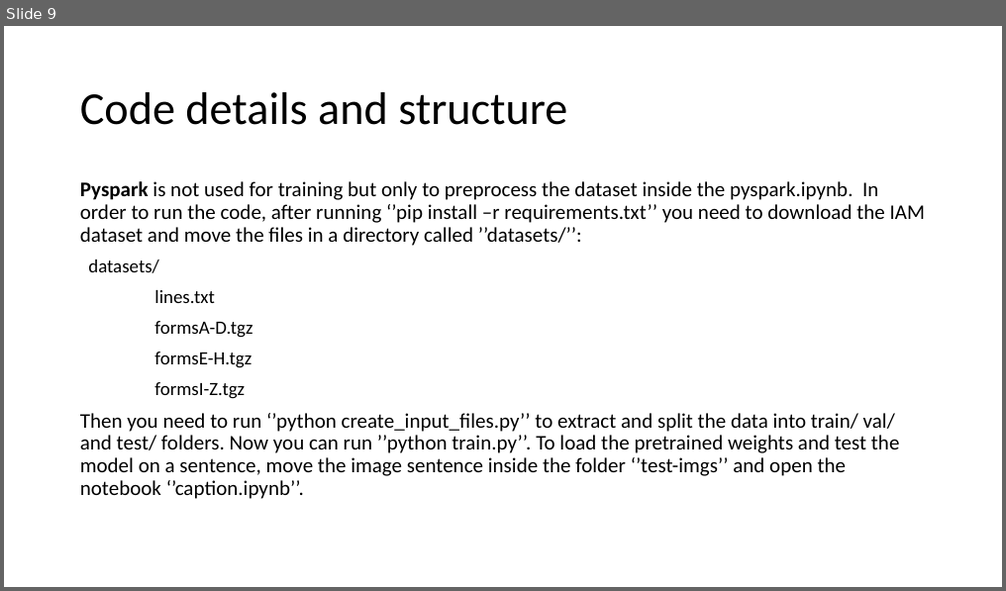
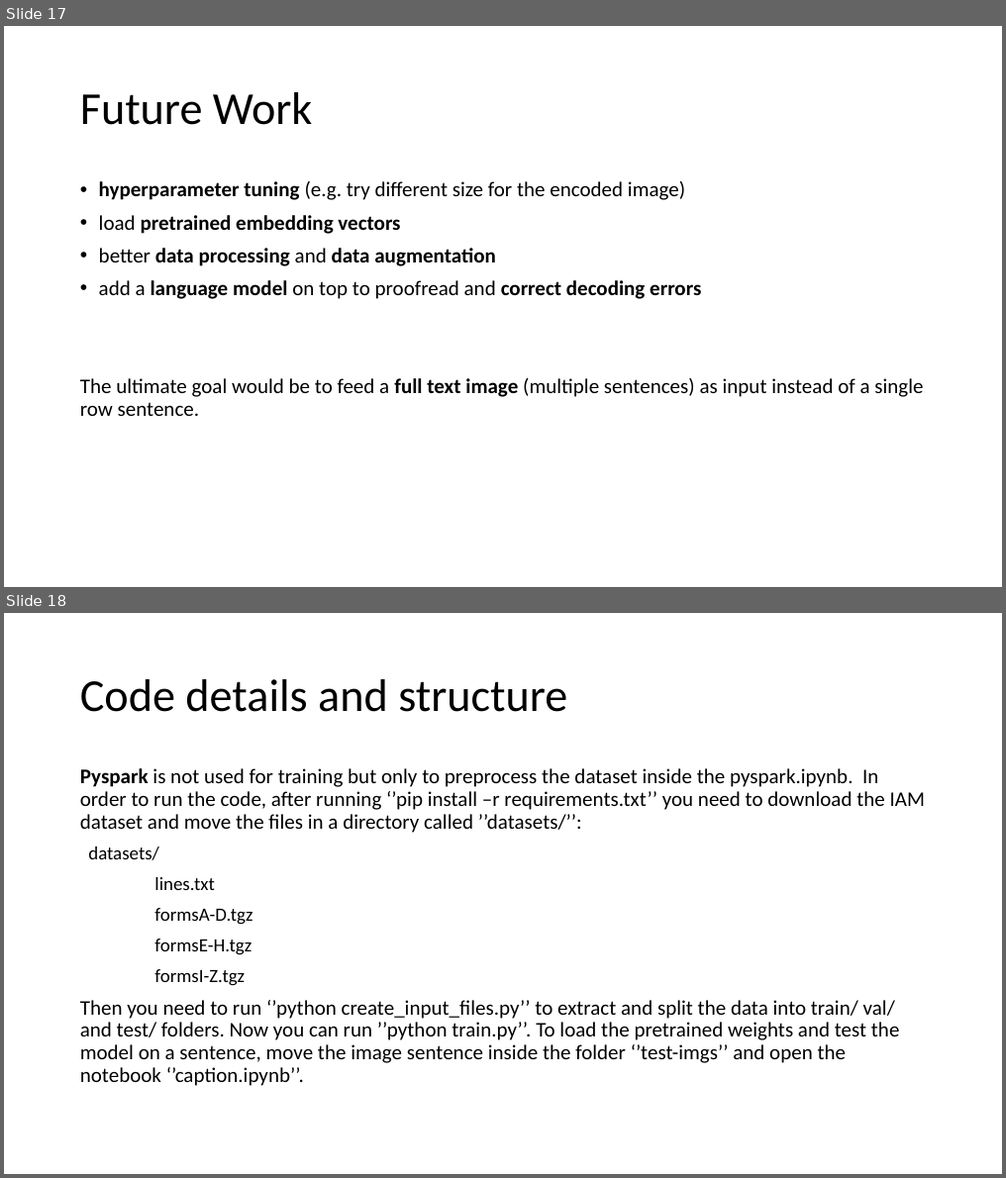
Before and after one commit to crokodilo/Handwritten-Text-Recognition, a slide deck: presentazione.pptx. Shown one above the other, each under a label of ours: slide 9 before the commit, slides 17 and 18 after it. The pictures are 1006x591 and 1006x1178 pixels, drawn with LibreOffice and Linux fonts; fonts in the diff are those of the drawing. Boxes give left, top, right and bottom in pixels: in the first picture for what was removed or moved away, otherwise in the second. Text is boxed around its words. In the diff, an @@ line names an element or a change of style, - is before the commit and + after.

```diff
--- a/presentazione.pptx
+++ b/presentazione.pptx
@@ slide 17 added at [4,26,1002,587], background #FFFFFF @@
@@ title added at [80,92,313,125], 44 pt, text #000000 @@
+Future Work
@@ text added at [80,181,923,416], 20 pt, text #000000 @@
+• hyperparameter tuning (e.g. try different size for the encoded image)
+• load pretrained embedding vectors
+• better data processing and data augmentation
+• add a language model on top to proofread and correct decoding errors
+The ultimate goal would be to feed a full text image (multiple sentences) as input instead of a single row sentence.
@@ what was slide 9 is now slide 18 @@
```
Also in this commit, not shown: 5 slides changed, 10 other slides added, 2 slides removed, 1 other file.
